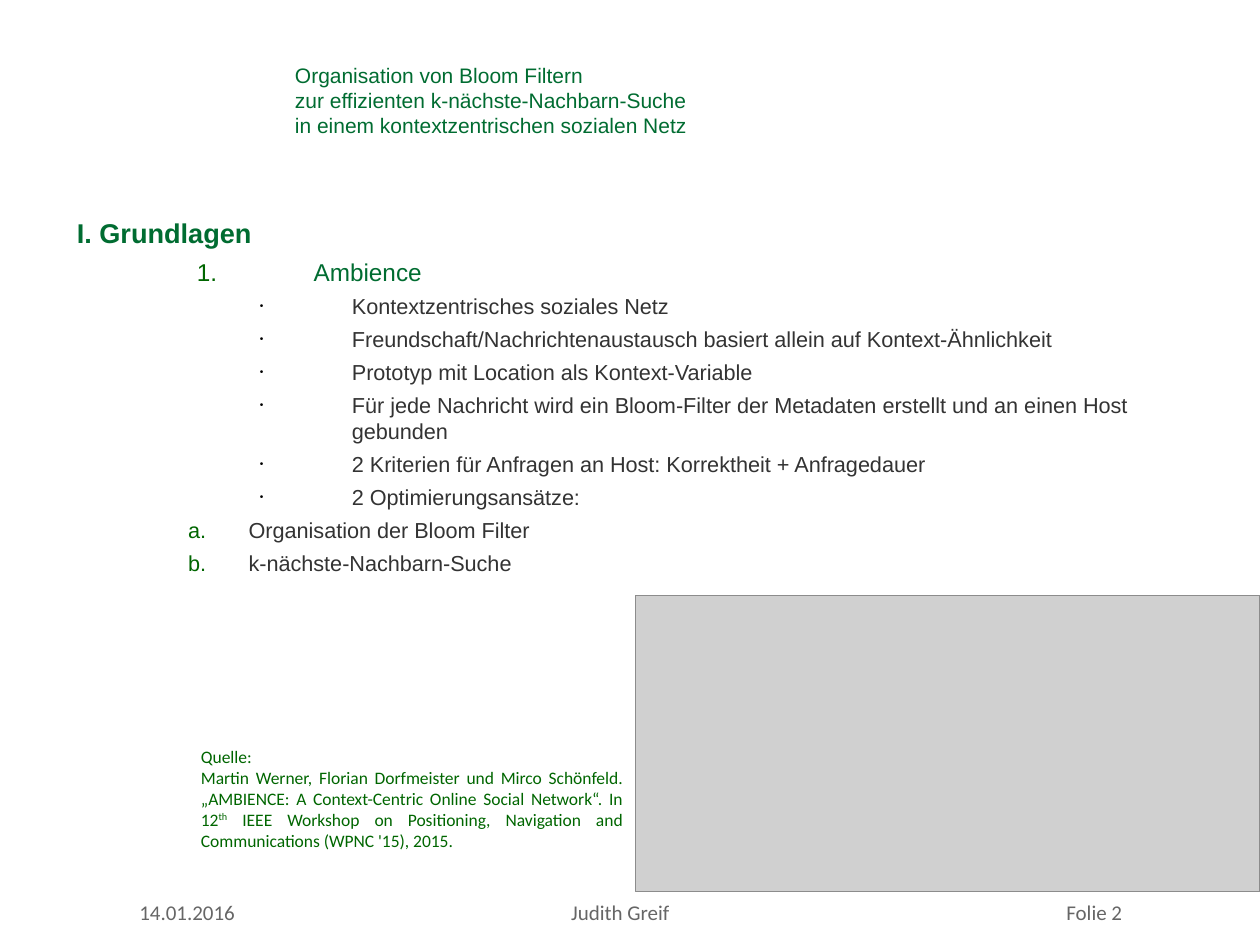
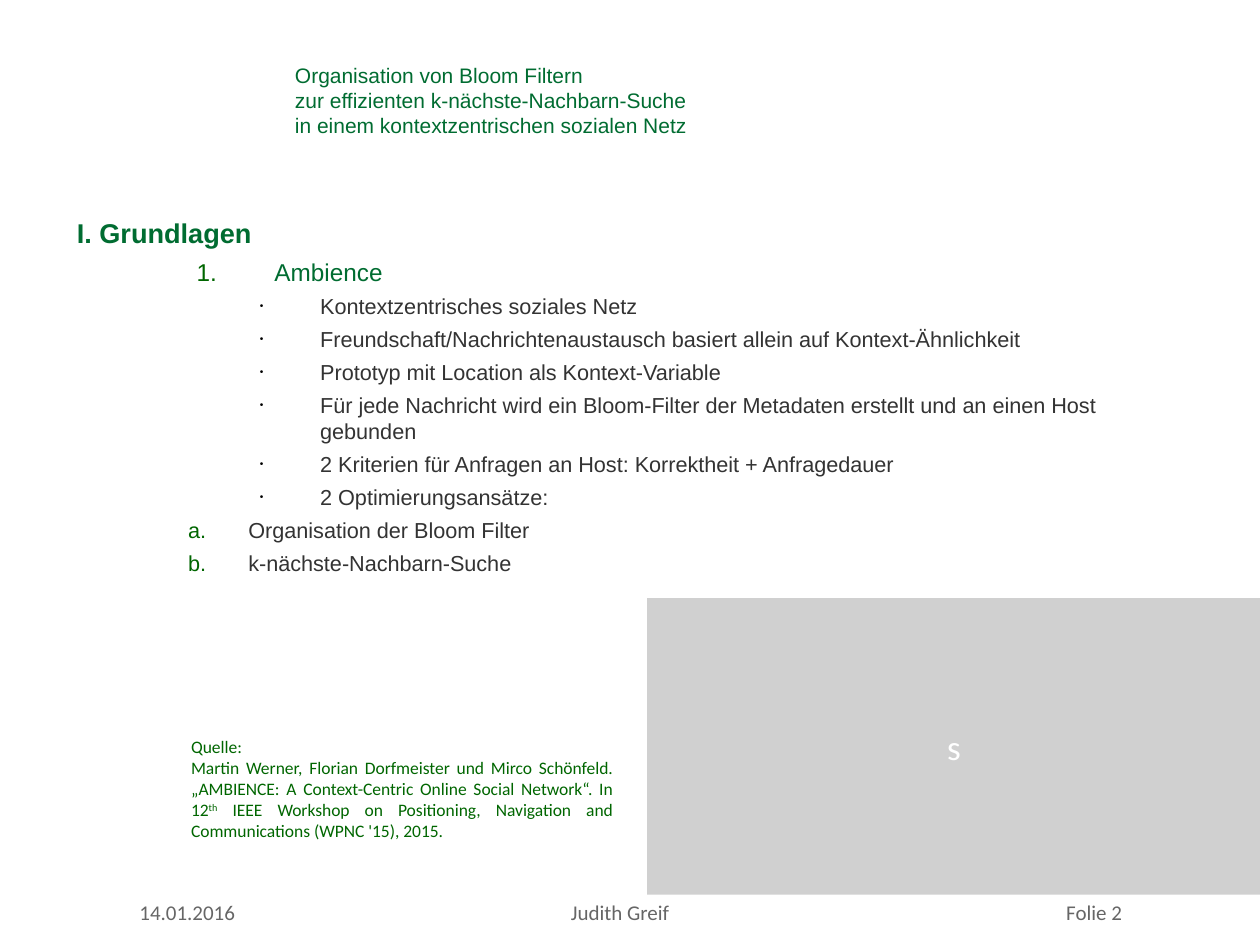
Before and after one commit to missgreenwood/masterarbeit, a slide deck: slide 2 of mdsg_latex_10062012/slides/antrittsvortrag_greif.ppt. Drawn at 1260x945 pixels with LibreOffice and Linux fonts; fonts in the diff are those of the drawing; grey boxes stand for pictures; background and template pictures are left out. Boxes give left, top, right and bottom in pixels: in the first picture for what was removed or moved away, otherwise in the second. Text is boxed around its words. In the diff, an @@ line names an element or a change of style, - is before the commit and + after.

```diff
--- a/mdsg_latex_10062012/slides/antrittsvortrag_greif.ppt
+++ b/mdsg_latex_10062012/slides/antrittsvortrag_greif.ppt
@@ text at (274,263,1095,510): indent changed @@
@@ picture "s": place and size @@
-picture "s" at (635,595,1260,891)
+picture "s" at (648,598,1260,895)
@@ text "Quelle:": place and size @@
-text "Quelle:" at (201,751,623,850)
+text "Quelle:" at (191,741,613,840)
@@ text in picture at (947,743,961,760): text added @@
+s
```
Also in this commit, not shown: 7 other slides changed, 2 other files.
